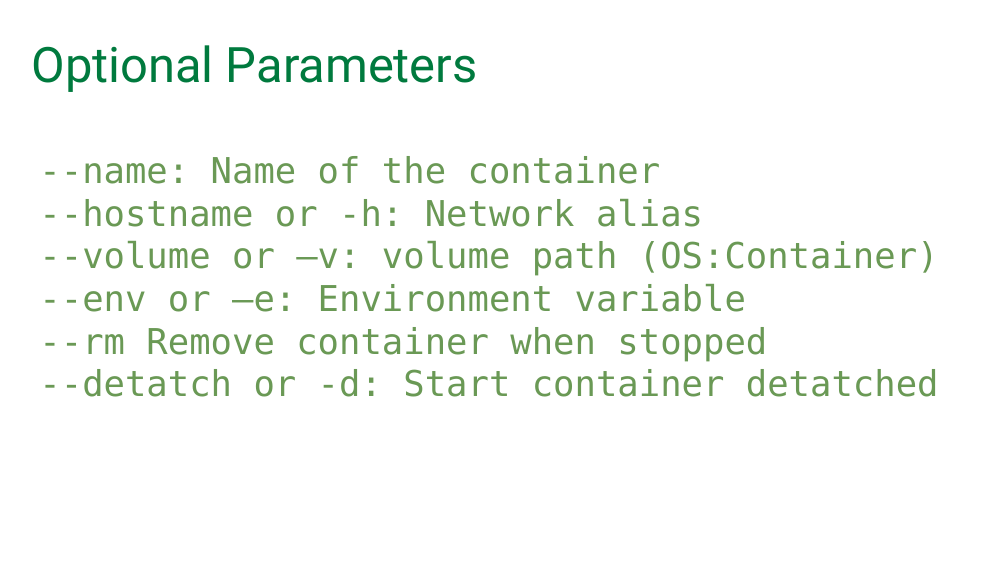
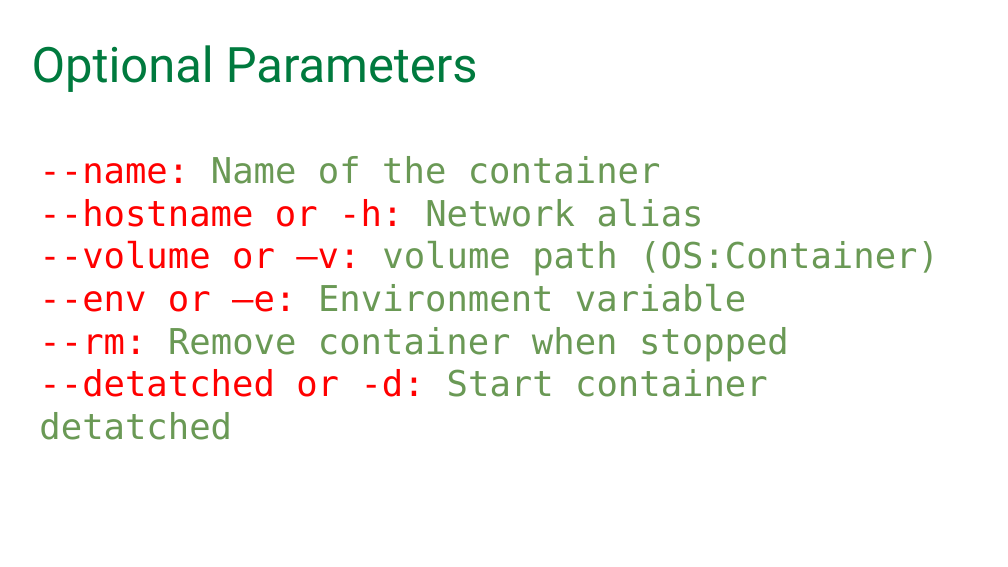
Before and after one commit to SQLPioneer/Presentations, a slide deck: slide 9 of Automation/EnvironmentAutomation.pptx (slide 13 before the commit). Drawn at 1008x567 pixels with LibreOffice and Linux fonts; fonts in the diff are those of the drawing; background and template pictures are left out. Boxes give left, top, right and bottom in pixels: in the first picture for what was removed or moved away, otherwise in the second. Text is boxed around its words. In the diff, an @@ line names an element or a change of style, - is before the commit and + after.

Commit message:
Update presentation

```diff
--- a/Automation/EnvironmentAutomation.pptx
+++ b/Automation/EnvironmentAutomation.pptx
@@ text at box(39, 156, 939, 312): text colour #6A9955 to #FF0000 in "--name:", "--hostname or -h:", "--volume or –v:", "--env or –e:" @@
@@ text at box(39, 327, 789, 440): text changed @@
---rm Remove container when stopped
---detatch or -d: Start container detatched
+--rm: Remove container when stopped
+--detatched or -d: Start container detatched
```
Also in this commit, not shown: 6 other slides changed, 9 slides removed.
